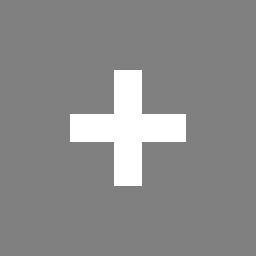
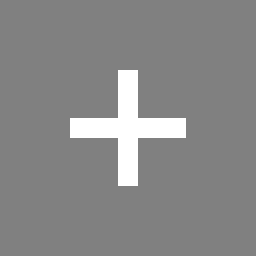
Comparing the layer stacks of the two 256px x 256px images. Changes:
added group "actualVersion" with 2 layers over [70, 70, 186, 186]
hid "Rectangle 3", moved it into group "actualVersion" over [114, 70, 142, 186]
hid "Rectangle 1", moved it into group "actualVersion" over [70, 114, 186, 142]
